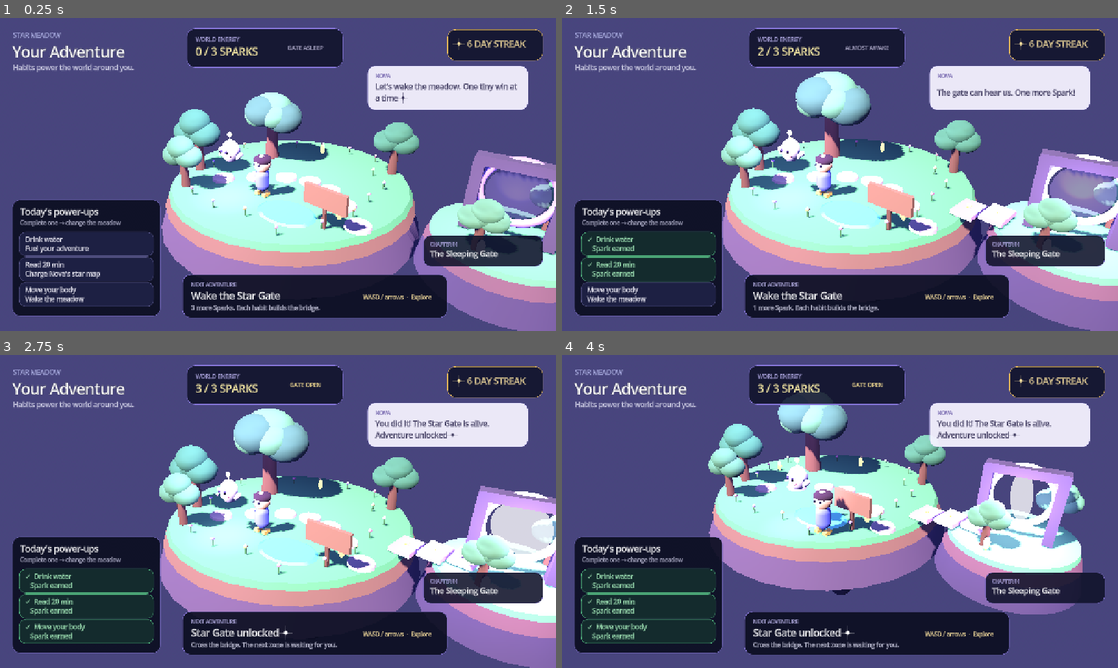
Above: before the commit, frames 1-4 (two rows, left to right).
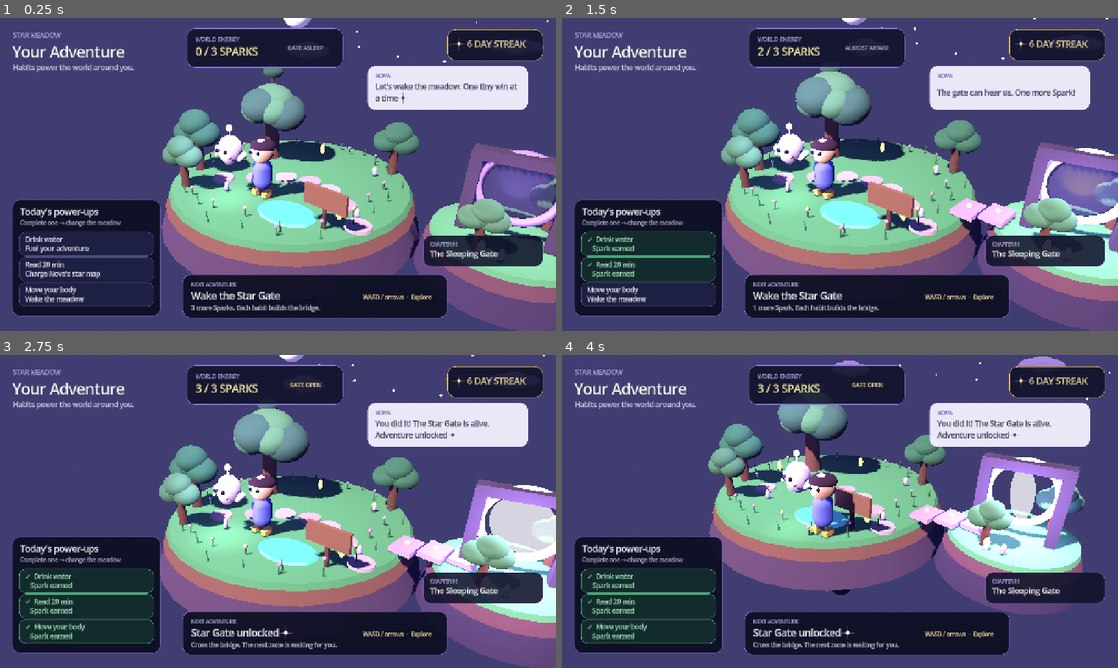
Above: after the commit, the same moments.

Repository: addvaluewithai-hub/kidslive
Game: Godot game, scene res://main.tscn
Two runs of this game, one before a commit and one after it. Both use one fixed random seed, a clock stepped at 60 frames per second and the inputs below.
Inputs:
- Up to frame 1 (0.25 s): no input
- Up to frame 2 (1.5 s): click "Drink water Fuel your adventu…" at 0.5 s; click "Read 20 min Charge Nova's sta…" at 1.25 s
- Up to frame 3 (2.75 s): click "Move your body Wake the meadow" at 2 s
- Up to frame 4 (4 s): hold D 2.78-3.53 s; hold S from 3.53 s (still down)

The runs differ from the first frame. In frame 1, 29% of the frame differs, in the area x 29-100%, y 0-100%; in frame 2, 29%; in frame 3, 28%; in frame 4, 25%.

Commit message:
Polish Star Meadow adventure presentation

Diff:
--- a/prototypes/godot-adventure-world/main.tscn
+++ b/prototypes/godot-adventure-world/main.tscn
@@ -1,6 +1,10 @@
-[gd_scene load_steps=2 format=3]
+[gd_scene load_steps=3 format=3]
 
 [ext_resource path="res://scripts/main.gd" type="Script" id="1_main"]
+[ext_resource path="res://scripts/visual_polish.gd" type="Script" id="2_polish"]
 
 [node name="StarMeadowAdventure" type="Node"]
 script = ExtResource("1_main")
+
+[node name="VisualPolish" type="Node" parent="."]
+script = ExtResource("2_polish")
--- a/prototypes/godot-adventure-world/scripts/capture.gd
+++ b/prototypes/godot-adventure-world/scripts/capture.gd
@@ -7,6 +7,11 @@
 	await get_tree().process_frame
 	await get_tree().process_frame
 	app.call("prepare_showcase")
+	await get_tree().process_frame
+	var camera := app.get("camera") as Camera3D
+	if camera != null:
+		camera.position = Vector3(10.6, 6.65, 12.25)
+		camera.look_at(Vector3(1.55, 0.92, -0.55), Vector3.UP)
 	for _frame in range(55):
 		await get_tree().process_frame
 	var image := get_viewport().get_texture().get_image()
--- /dev/null
+++ b/prototypes/godot-adventure-world/scripts/visual_polish.gd
@@ -0,0 +1,159 @@
+extends Node
+
+var app: Node
+var world: Node3D
+
+func _ready() -> void:
+	call_deferred("_apply")
+
+func _apply() -> void:
+	app = get_parent()
+	world = app.get_node_or_null("World") as Node3D
+	if world == null:
+		return
+	_tune_lighting(app)
+	_tune_scale()
+	_add_backdrop(world)
+	_add_foreground_detail(world)
+
+func _tune_lighting(node: Node) -> void:
+	if node is WorldEnvironment:
+		var world_environment := node as WorldEnvironment
+		var environment := world_environment.environment
+		if environment != null:
+			environment.ambient_light_energy = 0.48
+			environment.tonemap_exposure = 0.92
+			environment.fog_density = 0.004
+			if environment.sky != null and environment.sky.sky_material is ProceduralSkyMaterial:
+				var sky_material := environment.sky.sky_material as ProceduralSkyMaterial
+				sky_material.sky_top_color = Color("#111c46")
+				sky_material.sky_horizon_color = Color("#5c4f94")
+				sky_material.ground_horizon_color = Color("#39375f")
+	elif node is DirectionalLight3D:
+		var directional := node as DirectionalLight3D
+		directional.light_energy = minf(directional.light_energy, 0.82)
+		directional.light_color = Color("#ffd7b1")
+	elif node is OmniLight3D:
+		var omni := node as OmniLight3D
+		if not _is_under_portal(omni):
+			omni.light_energy = minf(omni.light_energy, 0.9)
+	for child in node.get_children():
+		_tune_lighting(child)
+
+func _is_under_portal(node: Node) -> bool:
+	var current := node.get_parent()
+	while current != null:
+		if current.name == "StarGate":
+			return true
+		current = current.get_parent()
+	return false
+
+func _tune_scale() -> void:
+	var avatar := app.get("player_visual") as Node3D
+	if avatar != null:
+		avatar.scale = Vector3.ONE * 1.38
+	var nova := app.get("nova") as Node3D
+	if nova != null:
+		nova.scale = Vector3.ONE * 1.32
+	var tree := app.get("sacred_tree") as Node3D
+	if tree != null:
+		tree.scale *= 1.12
+	var gate := app.get("portal_root") as Node3D
+	if gate != null:
+		gate.scale = Vector3.ONE * 1.08
+
+func _add_backdrop(parent: Node3D) -> void:
+	var root := Node3D.new()
+	root.name = "AdventureBackdrop"
+	parent.add_child(root)
+
+	var moon_material := _material(Color("#ddd7ff"), 0.4, Color("#a99cff"), 0.7)
+	var moon := _sphere(root, 1.25, Vector3(-7.5, 7.2, -10.5), moon_material)
+	moon.scale = Vector3(1.0, 1.0, 0.7)
+
+	var star_material := _material(Color("#ffe6a3"), 0.3, Color("#ffd96e"), 1.5)
+	for i in range(28):
+		var x := -10.0 + float((i * 47) % 240) / 10.0
+		var y := 3.7 + float((i * 31) % 55) / 10.0
+		var z := -8.0 - float((i * 19) % 40) / 10.0
+		var size := 0.045 + float(i % 4) * 0.012
+		_sphere(root, size, Vector3(x, y, z), star_material)
+
+	_add_cloud(root, Vector3(-4.7, 4.8, -7.7), 1.0)
+	_add_cloud(root, Vector3(5.8, 5.4, -10.2), 0.78)
+	_add_cloud(root, Vector3(11.5, 4.1, -8.5), 0.62)
+	_add_distant_island(root, Vector3(-6.8, 2.1, -6.8), 0.78)
+	_add_distant_island(root, Vector3(12.0, 2.8, -8.4), 0.58)
+
+func _add_cloud(parent: Node3D, position: Vector3, scale_value: float) -> void:
+	var cloud := Node3D.new()
+	cloud.position = position
+	cloud.scale = Vector3.ONE * scale_value
+	parent.add_child(cloud)
+	var mat := _material(Color("#8b82ba"), 0.95)
+	for offset in [Vector3(-0.65, 0, 0), Vector3(0, 0.18, 0), Vector3(0.65, 0, 0), Vector3(0.18, -0.12, 0.1)]:
+		var puff := _sphere(cloud, 0.62, offset, mat)
+		puff.scale = Vector3(1.3, 0.65, 0.7)
+
+func _add_distant_island(parent: Node3D, position: Vector3, scale_value: float) -> void:
+	var root := Node3D.new()
+	root.position = position
+	root.scale = Vector3.ONE * scale_value
+	parent.add_child(root)
+	_cylinder(root, 1.85, 0.65, Vector3(0, -0.3, 0), _material(Color("#554c72"), 0.95), 1.55)
+	_cylinder(root, 1.56, 0.15, Vector3(0, 0.08, 0), _material(Color("#5b9a78"), 0.9), 1.5)
+	_cylinder(root, 0.16, 1.6, Vector3(0.1, 0.86, 0), _material(Color("#73534d"), 0.95), 0.14)
+	var canopy := _sphere(root, 0.75, Vector3(0.1, 1.85, 0), _material(Color("#4f7f70"), 0.9))
+	canopy.scale = Vector3(1.15, 0.72, 1.05)
+
+func _add_foreground_detail(parent: Node3D) -> void:
+	var grass_material := _material(Color("#4d8d62"), 0.95)
+	var accent_material := _material(Color("#c7a9ff"), 0.55, Color("#9d7cff"), 0.45)
+	for i in range(22):
+		var angle := TAU * float(i) / 22.0 + 0.17
+		var radius := 4.3 + float(i % 3) * 0.22
+		var x := -0.5 + cos(angle) * radius
+		var z := sin(angle) * radius
+		var blade := _cylinder(parent, 0.035, 0.34 + float(i % 2) * 0.08, Vector3(x, 0.55, z), grass_material, 0.012)
+		blade.rotation.z = 0.18 * sin(angle)
+	for pos in [Vector3(-1.8, 0.55, 2.6), Vector3(2.4, 0.58, -2.4), Vector3(3.4, 0.55, 1.4), Vector3(7.8, 0.53, 1.0)]:
+		var shard := _sphere(parent, 0.13, pos, accent_material)
+		shard.scale = Vector3(0.7, 1.7, 0.7)
+
+func _material(color: Color, roughness: float = 0.85, emission: Color = Color(0, 0, 0, 1), emission_energy: float = 0.0) -> StandardMaterial3D:
+	var mat := StandardMaterial3D.new()
+	mat.albedo_color = color
+	mat.roughness = roughness
+	mat.diffuse_mode = BaseMaterial3D.DIFFUSE_TOON
+	mat.specular_mode = BaseMaterial3D.SPECULAR_TOON
+	if emission_energy > 0.0:
+		mat.emission_enabled = true
+		mat.emission = emission
+		mat.emission_energy_multiplier = emission_energy
+	return mat
+
+func _sphere(parent: Node3D, radius: float, position: Vector3, mat: Material) -> MeshInstance3D:
+	var mesh := SphereMesh.new()
+	mesh.radius = radius
+	mesh.height = radius * 2.0
+	mesh.radial_segments = 16
+	mesh.rings = 9
+	mesh.material = mat
+	var node := MeshInstance3D.new()
+	node.mesh = mesh
+	node.position = position
+	parent.add_child(node)
+	return node
+
+func _cylinder(parent: Node3D, radius: float, height: float, position: Vector3, mat: Material, top_radius: float = -1.0) -> MeshInstance3D:
+	var mesh := CylinderMesh.new()
+	mesh.bottom_radius = radius
+	mesh.top_radius = radius if top_radius < 0.0 else top_radius
+	mesh.height = height
+	mesh.radial_segments = 22
+	mesh.material = mat
+	var node := MeshInstance3D.new()
+	node.mesh = mesh
+	node.position = position
+	parent.add_child(node)
+	return node
